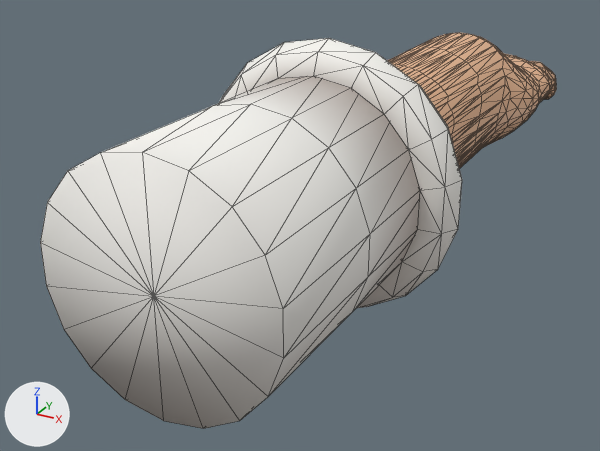
One commit to the glTF model assets/models/fp-hand-right.gltf: the scene before it, then after it.
One viewpoint serves both versions: a 50 mm camera at (0.195, -0.742, 0.166) aimed at (-0.044, -0.308, -0.051). The lights are fixed; the arrows at lower left show +X, +Y and +Z. The picture after the commit comes second. Mesh edges are drawn as thin lines. Vertices at exactly the same position are counted once.

The first picture shows 'model'.
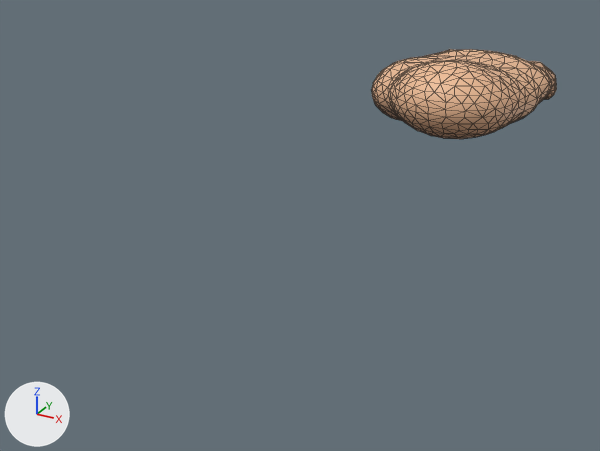
Diff of the bpy script that builds the scene:
```diff
--- a/assets/models/fp-hand-right.gltf.py
+++ b/assets/models/fp-hand-right.gltf.py
@@ me_model @@
 # used by ob_model
-me_model.from_pydata(...)  # 1983 vertices, 3780 faces; spans x -0.082..0.079, y -0.515..0.004, z -0.068..0.084
+me_model.from_pydata(...)  # 1368 vertices, 2576 faces; spans x -0.082..0.058, y -0.202..0.004, z -0.027..0.033
+# me_model part 1: the loose piece of 150 vertices spanning x -0.071..0.079, y -0.381..-0.349, z -0.068..0.084 is deleted
+# me_model part 2: the loose piece of 56 vertices spanning x -0.055..0.063, y -0.515..-0.365, z -0.052..0.068 is deleted
+# me_model part 3: 36 vertices moved from x -0.072..0.058, y -0.169..-0.069, z -0.033..0.028 to x -0.072..0.057, y -0.174..-0.068, z -0.025..0.026; 672 vertices removed from x -0.073..0.058, y -0.429..-0.053, z -0.036..0.051; 358 vertices added at x -0.074..0.058, y -0.202..-0.052, z -0.027..0.033
+# other edits to the shape of me_model do not show in these pictures
 me_model.materials.append(mat_skin)
 me_model.materials.append(mat_nail)
-me_model.materials.append(mat_chef_whites)
-me_model.materials.append(mat_cuff_piping)
```

Location of each change, [x1, y1, x2, y2] in pixels of the pictures (600 x 451 px; the box of a moved part takes in the faces that stretch with it):
'model', reshaped (64% narrower, 77% shorter)
    before: [40, 33, 557, 429]
    after: [372, 49, 557, 139]
part 1 of me_model, deleted
    before: [219, 38, 462, 308]
part 2 of me_model, deleted
    before: [40, 76, 420, 429]
part 3 of me_model, moved or reshaped
    before: [387, 33, 552, 169]
    after: [372, 49, 552, 139]
